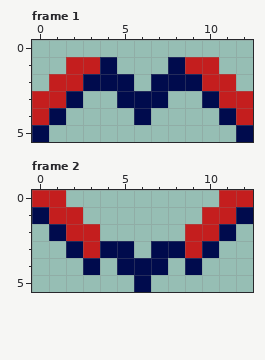
Two states of a pixel-art file, wcale-nie-noita/monster-bat.aseprite. Above: the version before the commit.
13x6 pixels, 2 frames. Shown: frame 1, frame 2.
And afterwards:
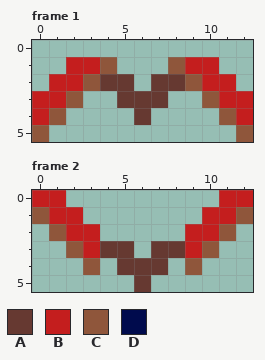
Palette (. is transparent): A #663931  B #c41e1e  C #8f563b  D #000b4d
From old to new:
Changed rows in their new state; - is an unchanged pixel.
Frame 1:
first column x 0:
1 ----C---C----
2 ---CAA-AAC---
3 --C--AAA--C--
4 -C----A----C-
5 C-----------C
Frame 2:
first column x 0:
1 C-----------C
2 -C---------C-
3 --C-AA-AA-C--
4 ---C-AAA-C---
5 ------A------
Boxes around the changes in both pictures, in picture pixels (x1, y1, x2, y2):
changed: (32, 57, 253, 142)
changed: (32, 207, 253, 292)
